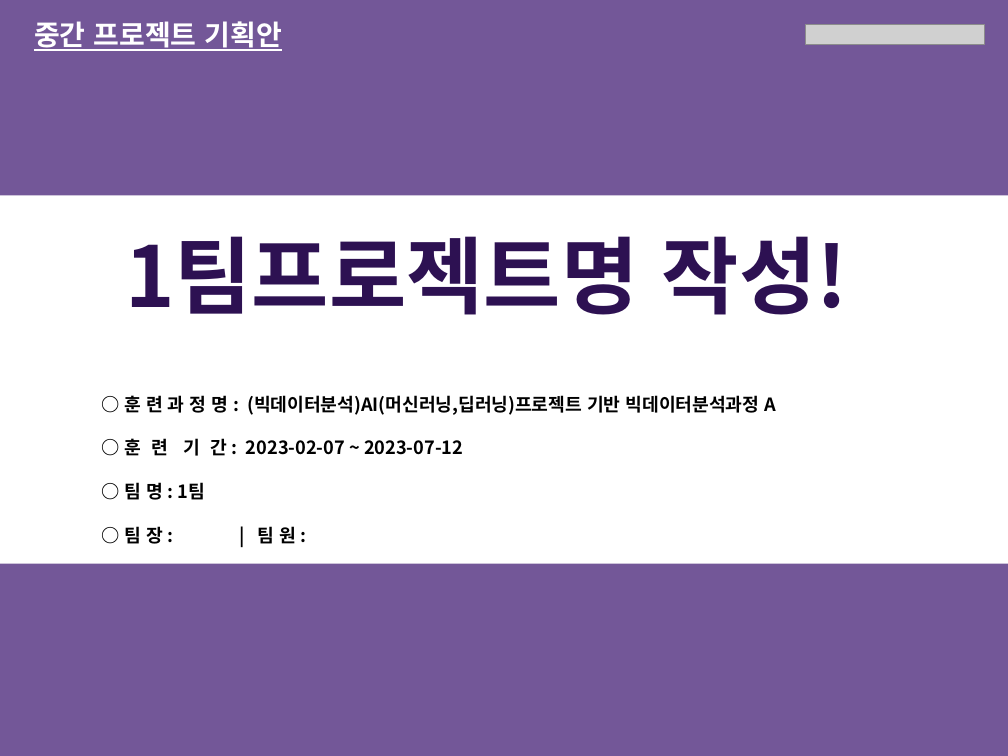
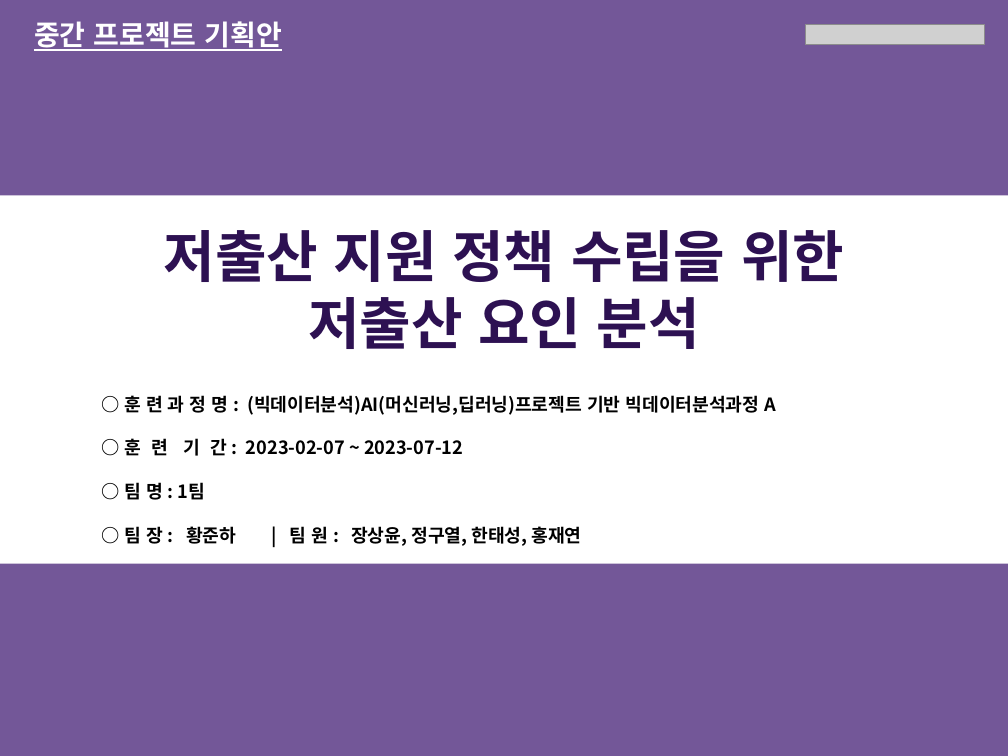
Before and after one commit to JunaHwang/Team1_FirstProject, a slide deck: slide 1 of ppt/중간프로젝트 기획안 _ (1팀).pptx. Drawn at 1008x756 pixels with LibreOffice and Linux fonts; fonts in the diff are those of the drawing; grey boxes stand for pictures. Boxes give left, top, right and bottom in pixels: in the first picture for what was removed or moved away, otherwise in the second. Text is boxed around its words. In the diff, an @@ line names an element or a change of style, - is before the commit and + after.

```diff
--- a/ppt/중간프로젝트 기획안 _ (1팀).pptx
+++ b/ppt/중간프로젝트 기획안 _ (1팀).pptx
@@ text at (164,230,844,349): text changed; size 60 to 40 pt @@
-1팀프로젝트명 작성!
+저출산 지원 정책 수립을 위한
+저출산 요인 분석
@@ text at (124,526,582,546): text changed @@
-○ 팀 장 : | 팀 원 :
+○ 팀 장 : 황준하 | 팀 원 : 장상윤, 정구열, 한태성, 홍재연
```
Also in this commit, not shown: 3 other slides changed, 28 other files.
